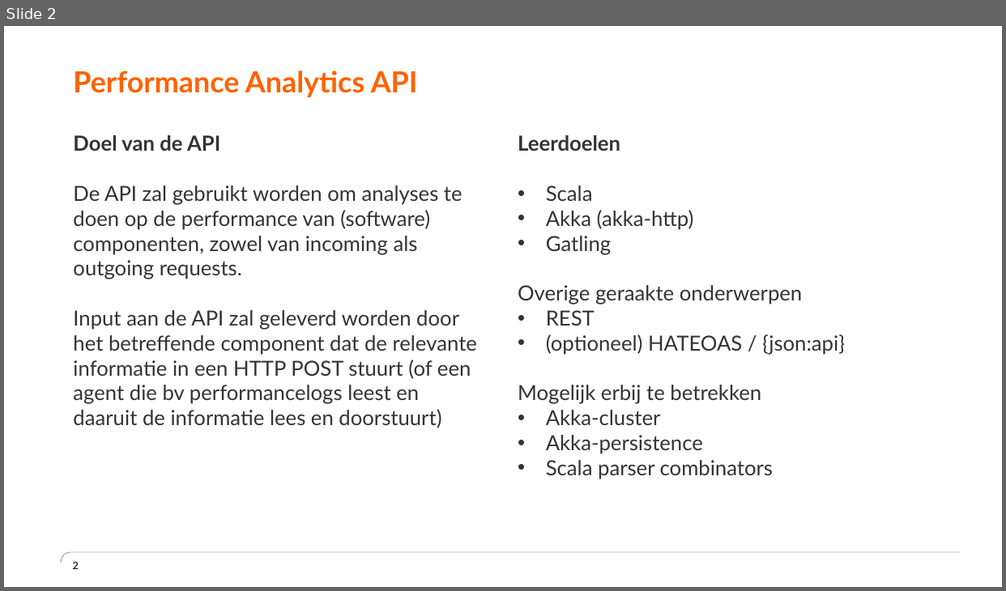
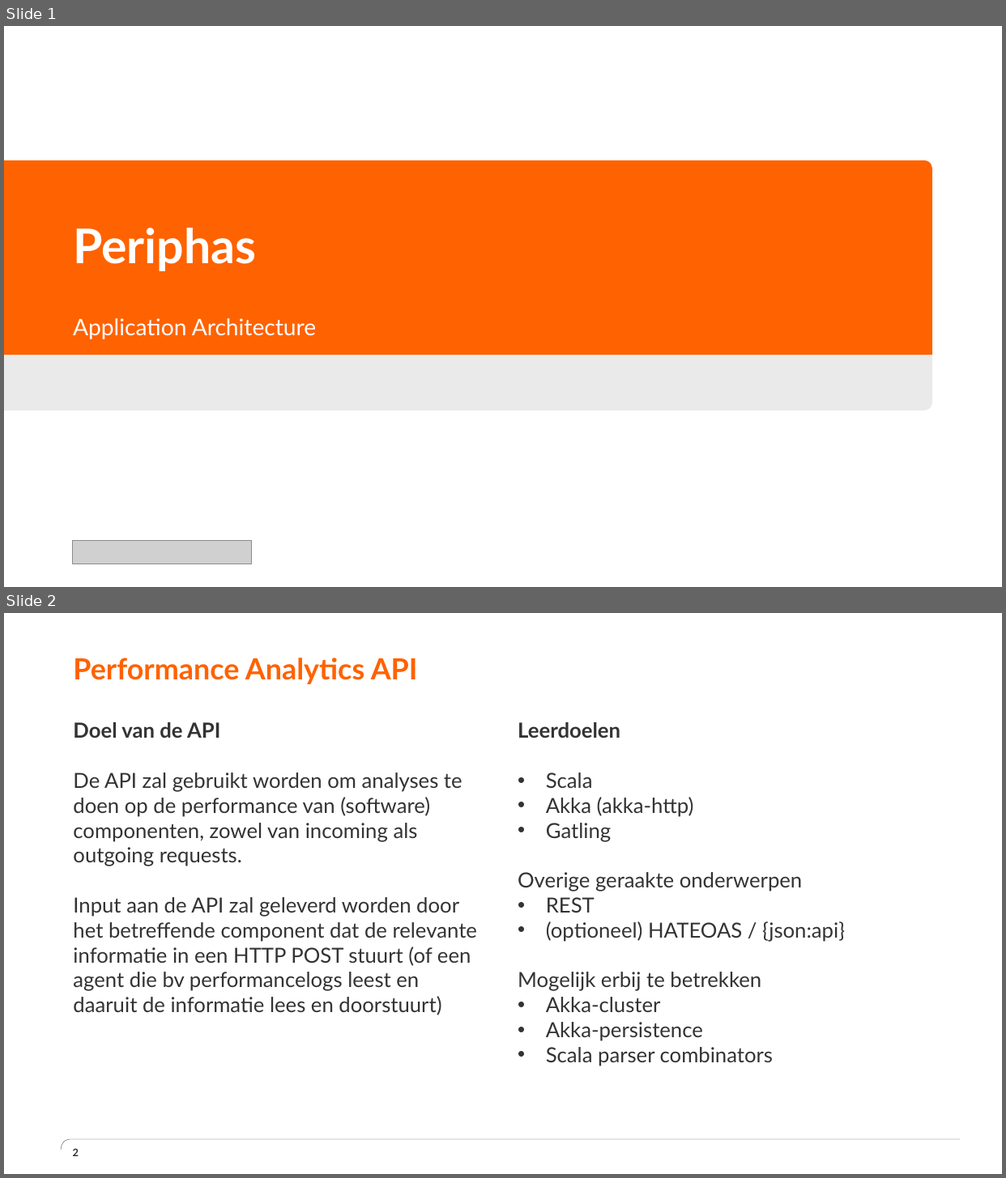
Before and after one commit to scala-academy/performance-analysis, a slide deck: doc/PerformanceAnalyticsAPI.pptx. Shown one above the other, each under a label of ours: slide 2 before the commit, slides 1 and 2 after it. The pictures are 1006x591 and 1006x1178 pixels, drawn with LibreOffice and Linux fonts; fonts in the diff are those of the drawing; grey boxes stand for pictures; background and template pictures are left out. Boxes give left, top, right and bottom in pixels: in the first picture for what was removed or moved away, otherwise in the second. Text is boxed around its words. In the diff, an @@ line names an element or a change of style, - is before the commit and + after.

Commit message:
updated architecture diagram

```diff
--- a/doc/PerformanceAnalyticsAPI.pptx
+++ b/doc/PerformanceAnalyticsAPI.pptx
@@ slide 1 added at box(4, 26, 1002, 587), background #FFFFFF @@
@@ freeform shape added at box(4, 160, 932, 356), fill #FF6200 @@
@@ title added at box(73, 228, 256, 271), 46 pt, text #FFFFFF, bold @@
+Periphas
@@ text added at box(73, 318, 316, 339), 22 pt, text #FFFFFF @@
+Application Architecture
@@ freeform shape added at box(4, 356, 932, 411), fill #EAEAEA @@
@@ rectangle added at box(4, 519, 1002, 587), fill #FFFFFF @@
@@ picture added at box(73, 541, 252, 565) @@
```
Also in this commit, not shown: 1 other slide added, 1 slide removed.
